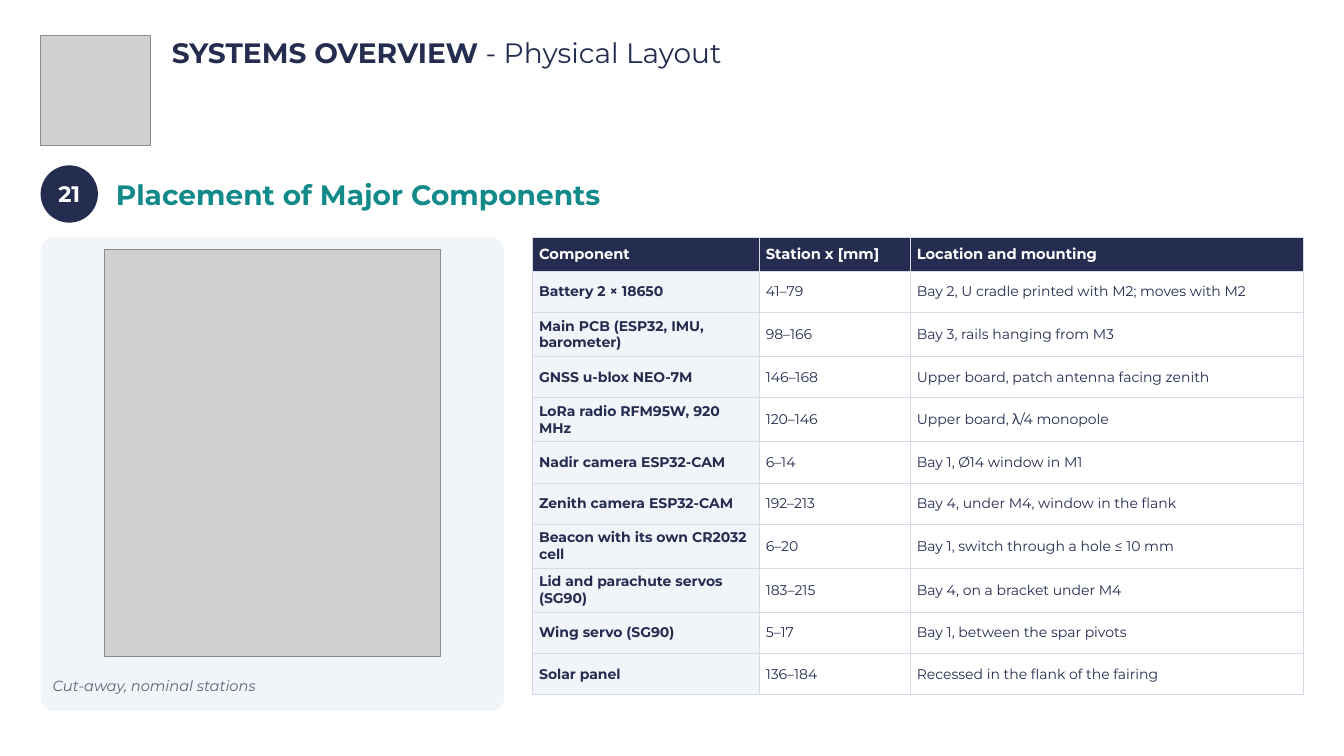
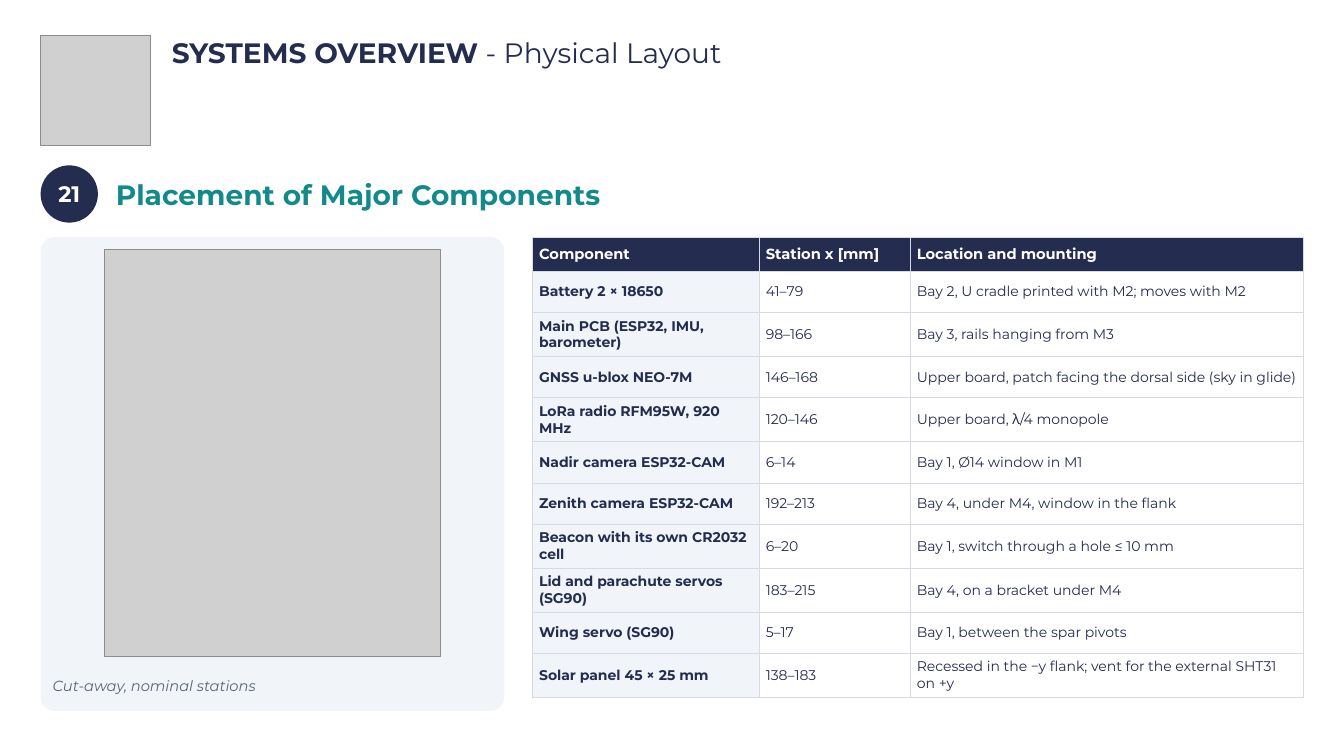
Before and after one commit to Caetano18/proyecto, a slide deck: slide 24 of cansat_pdr/laminas_plantilla/CanSat_PDR_Hermes_V2.pptx. Drawn at 1344x756 pixels with LibreOffice and Linux fonts; fonts in the diff are those of the drawing; grey boxes stand for pictures; background and template pictures are left out. Boxes give left, top, right and bottom in pixels: in the first picture for what was removed or moved away, otherwise in the second. Text is boxed around its words. In the diff, an @@ line names an element or a change of style, - is before the commit and + after.

```diff
--- a/cansat_pdr/laminas_plantilla/CanSat_PDR_Hermes_V2.pptx
+++ b/cansat_pdr/laminas_plantilla/CanSat_PDR_Hermes_V2.pptx
@@ table at (x1=532, y1=237, x2=1304, y2=695) @@
-row 4, column 3: Upper board, patch antenna facing zenith
+row 4, column 3: Upper board, patch facing the dorsal side (sky in glide)
-row 11: Solar panel | 136–184 | Recessed in the flank of the fairing
+row 11: Solar panel 45 × 25 mm | 138–183 | Recessed in the −y flank; vent for the external SHT31 on +y
```
Also in this commit, not shown: 13 other slides changed, 31 other files.
